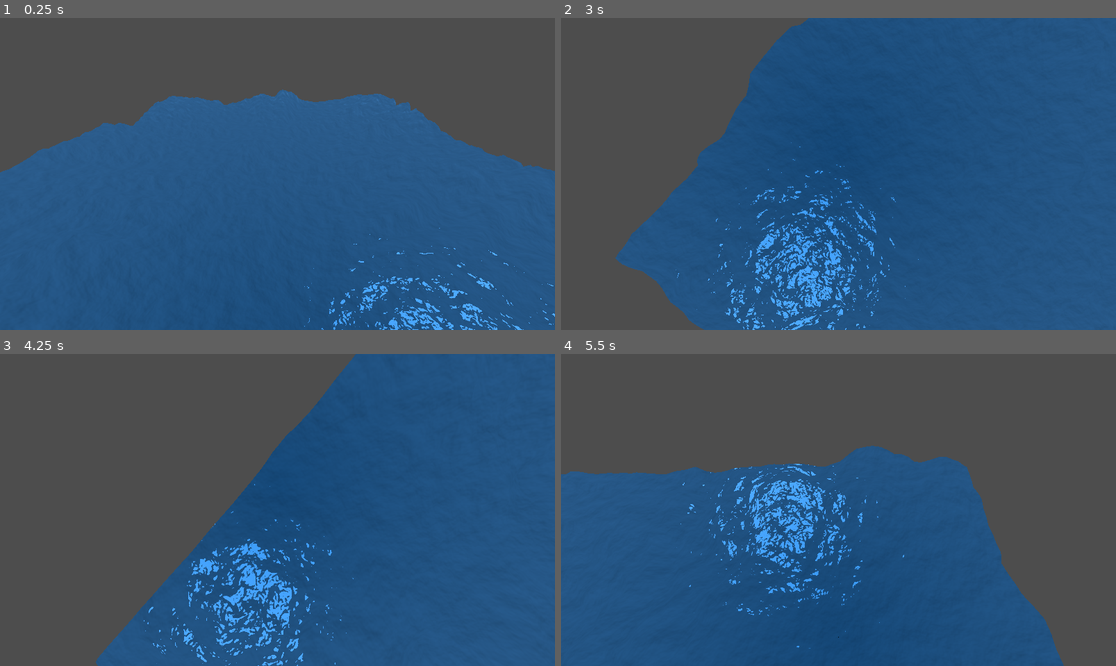
Above: before the commit, frames 1-4 (two rows, left to right).
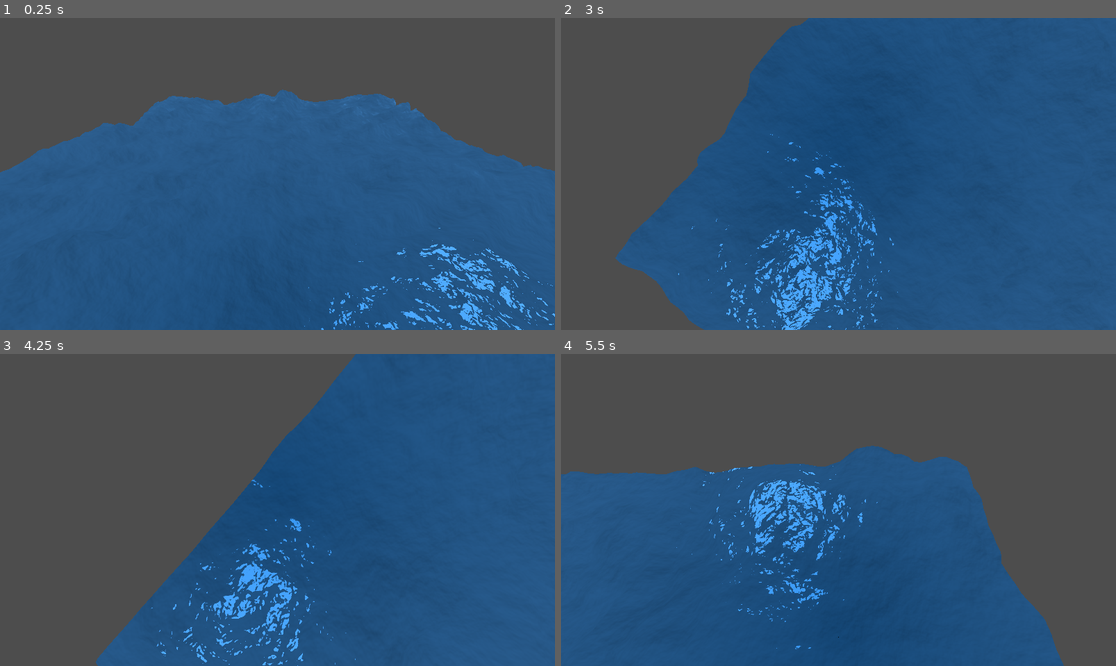
Above: after the commit, the same moments.

Repository: D0V4HKIIN/cs-341-computer-graphics-project
Game: Godot game, scene res://main.tscn
The game is run twice, just before and just after one commit, with the same random seed, the same clock (stepped at 60 frames per second) and the same inputs.
Inputs (mouse positions are in pixels of both pictures, inside the frame that each line leads up to):
- Up to frame 1 (0.25 s): no input
- Up to frame 2 (3 s): move the mouse to (960, 158) at 0.52 s; press the mouse at (960, 158) at 0.53 s; hold D (move_right) 0.53-1.28 s; move the mouse to (727, 189) at 1.27 s; release the mouse at (727, 189) at 1.28 s; hold S (move_back) 1.28-2.03 s; click (727, 189) at 1.35 s; move the mouse to (894, 105) at 2.02 s; press the mouse at (894, 105) at 2.03 s; hold D (move_right) 2.03-2.78 s; move the mouse to (810, 236) at 2.77 s; release the mouse at (810, 236) at 2.78 s; hold W (move_forward) from 2.78 s (still down); click (810, 236) at 2.85 s
- Up to frame 3 (4.25 s): move the mouse to (444, 556) at 3.52 s; release W (move_forward) at 3.53 s; press the mouse at (444, 556) at 3.53 s; hold A (move_left) from 3.53 s (still down)
- Up to frame 4 (5.5 s): move the mouse to (672, 463) at 4.27 s; release the mouse at (672, 463) at 4.28 s; click (672, 463) at 4.35 s; move the mouse to (866, 510) at 5.02 s; release A (move_left) at 5.03 s; press the mouse at (866, 510) at 5.03 s; hold S (move_back) from 5.03 s (still down)

The runs differ from the first frame. In frame 1, 1.6% of the frame differs, in the area x 51-100%, y 24-100%; in frame 2, 2.1%, in the area x 20-65%, y 37-100%; in frame 3, 1.7%; in frame 4, 1.6%.

Commit message:
better normals

Diff:
--- a/seas-341_captain_hooks_black_pearl/main.tscn
+++ b/seas-341_captain_hooks_black_pearl/main.tscn
@@ -26,6 +26,7 @@
 [sub_resource type="ShaderMaterial" id="ShaderMaterial_m83tp"]
 render_priority = 0
 shader = ExtResource("1_qhy83")
+shader_parameter/normal_mix = 0.1
 shader_parameter/height_scale = 0.5
 shader_parameter/noise = SubResource("NoiseTexture2D_s2oyw")
 shader_parameter/normalmap = SubResource("NoiseTexture2D_dktfb")
--- a/seas-341_captain_hooks_black_pearl/project.godot
+++ b/seas-341_captain_hooks_black_pearl/project.godot
@@ -55,6 +55,7 @@
 move_camera={
 "deadzone": 0.5,
 "events": [Object(InputEventMouseButton,"resource_local_to_scene":false,"resource_name":"","device":-1,"window_id":0,"a …(236 unchanged characters)…
+, Object(InputEventMouseButton,"resource_local_to_scene":false,"resource_name":"","device":-1,"window_id":0,"alt_pressed":false,"shift_pressed":false,"ctrl_pressed":false,"meta_pressed":false,"button_mask":0,"position":Vector2(0, 0),"global_position":Vector2(0, 0),"factor":1.0,"button_index":2,"pressed":false,"double_click":false,"script":null)
 ]
 }
 
--- a/seas-341_captain_hooks_black_pearl/water.gdshader
+++ b/seas-341_captain_hooks_black_pearl/water.gdshader
@@ -1,7 +1,9 @@
 shader_type spatial;
 render_mode specular_toon;
 
+uniform float normal_mix = 0.1;
 uniform float height_scale = 0.5;
+
 uniform sampler2D noise;
 uniform sampler2D normalmap;
 
@@ -29,8 +31,13 @@
 }
 
 void fragment() {
-	NORMAL_MAP = texture(normalmap, tex_position).xyz;
+	// mix noise and some random normalmap for nice sun reflections
+	vec3 real_normal = texture(noise, tex_position).xyz;
+	vec3 normal_noise = texture(normalmap, tex_position).xyz;
+	NORMAL_MAP = mix(normal_noise, real_normal, normal_mix);
+	// NORMAL_MAP = normalize(real_normal + normal_noise); // should be more realistic but looks worse
 
+	// normal water material
 	float fresnel = sqrt(1.0 - dot(NORMAL, VIEW));
 	RIM = 0.2;
 	METALLIC = 0.0;
